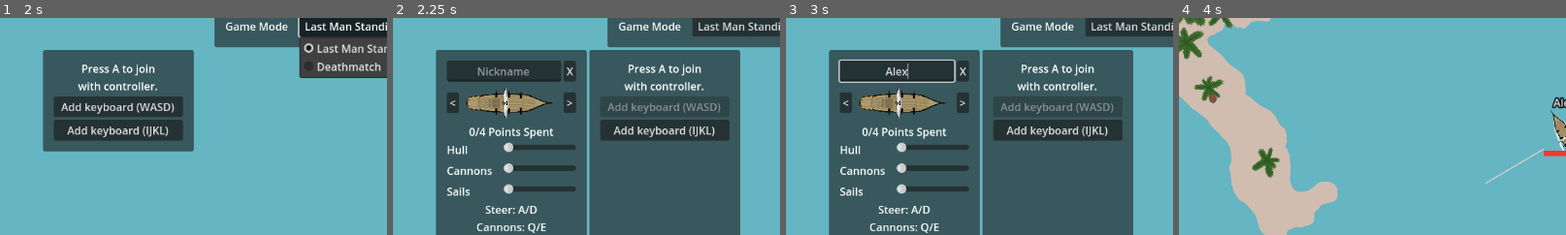
Above: before the commit, frames 1-4 (left to right).
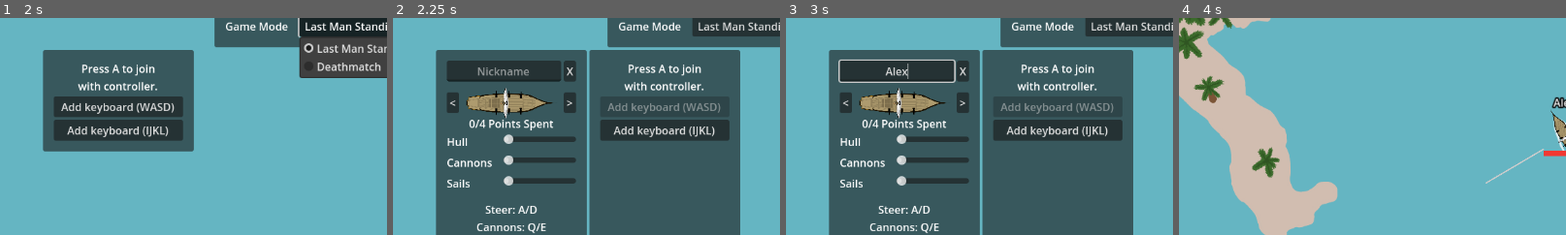
Above: after the commit, the same moments.

Repository: friedev/corsair-warfare
Game: Godot game, scene res://scenes/main.tscn
The game is run twice, just before and just after one commit, with the same random seed, the same clock (stepped at 60 frames per second) and the same inputs. Sound files missing from this copy of the repository are replaced by a short silence.
Inputs (mouse positions are % of the whole screen's width and height, from its top left):
- Up to frame 1 (2 s): click "Play" at 0.5 s; click "Last Man Standing" at 1.25 s
- Up to frame 2 (2.25 s): click "Add keyboard (WASD)" at 2 s
- Up to frame 3 (3 s): click (14, 39) at 2.77 s; type "Alex" at 2.85 s
- Up to frame 4 (4 s): click "Play" at 3.5 s
The pictures show only the part of the screen within x 0-50%, y 26-76%; the shares and areas given below are measured in that part.

Frame 1 is identical in both runs. In frame 2, 4.9% of the frame differs, in the area x 14-48%, y 46-83%; in frame 3, 4.9%; in frame 4, less than 0.1%.

Commit message:
Fix hull upgrade sprite overlap with base sails
Closes #130

Diff:
--- a/scenes/ui/menus/player_section.tscn
+++ b/scenes/ui/menus/player_section.tscn
@@ -41,6 +41,7 @@
 unique_name_in_owner = true
 visible = false
 layout_mode = 2
+theme_override_constants/separation = 16
 
 [node name="HBoxContainer" type="HBoxContainer" parent="MarginContainer/VBoxContainer/JoinedContainer"]
 layout_mode = 2
--- a/scenes/world/ship/sprite/ghost/ghost_ship_style.tres
+++ b/scenes/world/ship/sprite/ghost/ghost_ship_style.tres
@@ -1,7 +1,8 @@
-[gd_resource type="Resource" script_class="ShipStyle" load_steps=11 format=3 uid="uid://b0icwb34d85ox"]
+[gd_resource type="Resource" script_class="ShipStyle" load_steps=12 format=3 uid="uid://b0icwb34d85ox"]
 
 [ext_resource type="Script" path="res://scenes/world/ship/sprite/ship_style.gd" id="1_i2uc2"]
-[ext_resource type="Texture2D" uid="uid://bupxdeo715dha" path="res://scenes/world/ship/sprite/ghost/base.png" id="1_okwvl"]
+[ext_resource type="Texture2D" uid="uid://bupxdeo715dha" path="res://scenes/world/ship/sprite/ghost/base_hull.png" id="1_k4g0w"]
+[ext_resource type="Texture2D" uid="uid://gg2kvrwue8tr" path="res://scenes/world/ship/sprite/ghost/base_sails.png" id="2_m88g3"]
 [ext_resource type="Texture2D" uid="uid://bsn1tp5xuuidd" path="res://scenes/world/ship/sprite/ghost/cannons1.png" id="2_xobgc"]
 [ext_resource type="Texture2D" uid="uid://dj7wwkom6l8yr" path="res://scenes/world/ship/sprite/ghost/cannons2.png" id="3_hmfli"]
 [ext_resource type="Texture2D" uid="uid://qjvmyic5ftml" path="res://scenes/world/ship/sprite/ghost/cannons3.png" id="4_f2147"]
@@ -13,7 +14,8 @@
 
 [resource]
 script = ExtResource("1_i2uc2")
-base = ExtResource("1_okwvl")
+base_hull = ExtResource("1_k4g0w")
+base_sails = ExtResource("2_m88g3")
 hull_levels = Array[Texture]([ExtResource("5_0t6o7"), ExtResource("5_0t6o7"), ExtResource("7_e7agb")])
 cannons_levels = Array[Texture]([ExtResource("2_xobgc"), ExtResource("3_hmfli"), ExtResource("4_f2147")])
 sails_levels = Array[Texture]([ExtResource("8_vrbun"), ExtResource("9_hwip4"), ExtResource("10_oytrl")])
--- a/scenes/world/ship/sprite/hunter/hunter_ship_style.tres
+++ b/scenes/world/ship/sprite/hunter/hunter_ship_style.tres
@@ -1,7 +1,8 @@
-[gd_resource type="Resource" script_class="ShipStyle" load_steps=12 format=3 uid="uid://8qbol8ar27of"]
+[gd_resource type="Resource" script_class="ShipStyle" load_steps=13 format=3 uid="uid://8qbol8ar27of"]
 
-[ext_resource type="Texture2D" uid="uid://b0e3olsmfun76" path="res://scenes/world/ship/sprite/hunter/base.png" id="1_romki"]
+[ext_resource type="Texture2D" uid="uid://b0e3olsmfun76" path="res://scenes/world/ship/sprite/hunter/base_hull.png" id="1_7pdrb"]
 [ext_resource type="Texture2D" uid="uid://b1re1xgspoqb6" path="res://scenes/world/ship/sprite/hunter/cannons1.png" id="2_jvujk"]
+[ext_resource type="Texture2D" uid="uid://buqmwcj3dnhbt" path="res://scenes/world/ship/sprite/hunter/base_sails.png" id="2_kii54"]
 [ext_resource type="Texture2D" uid="uid://db0exu6mqkdie" path="res://scenes/world/ship/sprite/hunter/cannons2.png" id="3_4q5wq"]
 [ext_resource type="Texture2D" uid="uid://o6gfp7f7ueyb" path="res://scenes/world/ship/sprite/hunter/cannons3.png" id="4_x0r4g"]
 [ext_resource type="Texture2D" uid="uid://dc2qk3det2ao2" path="res://scenes/world/ship/sprite/hunter/hull1.png" id="5_s6yic"]
@@ -14,7 +15,8 @@
 
 [resource]
 script = ExtResource("10_lbb2v")
-base = ExtResource("1_romki")
+base_hull = ExtResource("1_7pdrb")
+base_sails = ExtResource("2_kii54")
 hull_levels = Array[Texture]([ExtResource("5_s6yic"), ExtResource("6_3wcbm"), ExtResource("7_k2884")])
 cannons_levels = Array[Texture]([ExtResource("2_jvujk"), ExtResource("3_4q5wq"), ExtResource("4_x0r4g")])
 sails_levels = Array[Texture]([ExtResource("8_jq5jg"), ExtResource("9_asg3f"), ExtResource("10_arnpv")])
--- a/scenes/world/ship/sprite/navy/navy_ship_style.tres
+++ b/scenes/world/ship/sprite/navy/navy_ship_style.tres
@@ -1,6 +1,7 @@
-[gd_resource type="Resource" script_class="ShipStyle" load_steps=12 format=3 uid="uid://cj1jmouy4h856"]
+[gd_resource type="Resource" script_class="ShipStyle" load_steps=13 format=3 uid="uid://cj1jmouy4h856"]
 
-[ext_resource type="Texture2D" uid="uid://7ol1nkhp5yqi" path="res://scenes/world/ship/sprite/navy/base.png" id="1_xlyl2"]
+[ext_resource type="Texture2D" uid="uid://7ol1nkhp5yqi" path="res://scenes/world/ship/sprite/navy/base_hull.png" id="1_fb3id"]
+[ext_resource type="Texture2D" uid="uid://c3jbexf0ubodu" path="res://scenes/world/ship/sprite/navy/base_sails.png" id="2_0paoe"]
 [ext_resource type="Texture2D" uid="uid://cjx0atow43616" path="res://scenes/world/ship/sprite/navy/cannons1.png" id="2_4luom"]
 [ext_resource type="Texture2D" uid="uid://gjcqijjxuhyk" path="res://scenes/world/ship/sprite/navy/cannons2.png" id="3_5raki"]
 [ext_resource type="Texture2D" uid="uid://dbkpqp17b6gsk" path="res://scenes/world/ship/sprite/navy/cannons3.png" id="4_3wh3x"]
@@ -14,7 +15,8 @@
 
 [resource]
 script = ExtResource("11_wabbr")
-base = ExtResource("1_xlyl2")
+base_hull = ExtResource("1_fb3id")
+base_sails = ExtResource("2_0paoe")
 hull_levels = Array[Texture]([ExtResource("5_bqsqa"), ExtResource("6_tko7e"), ExtResource("7_03e4y")])
 cannons_levels = Array[Texture]([ExtResource("2_4luom"), ExtResource("3_5raki"), ExtResource("4_3wh3x")])
 sails_levels = Array[Texture]([ExtResource("8_4wqk8"), ExtResource("9_rc2l6"), ExtResource("10_782pj")])
--- a/scenes/world/ship/sprite/pirate/pirate_ship_style.tres
+++ b/scenes/world/ship/sprite/pirate/pirate_ship_style.tres
@@ -1,7 +1,8 @@
-[gd_resource type="Resource" script_class="ShipStyle" load_steps=12 format=3 uid="uid://b0nty5apjirs5"]
+[gd_resource type="Resource" script_class="ShipStyle" load_steps=13 format=3 uid="uid://b0nty5apjirs5"]
 
-[ext_resource type="Texture2D" uid="uid://ck4ibgxyw2j87" path="res://scenes/world/ship/sprite/pirate/base.png" id="1_bcc5l"]
+[ext_resource type="Texture2D" uid="uid://ck4ibgxyw2j87" path="res://scenes/world/ship/sprite/pirate/base_hull.png" id="1_j2erp"]
 [ext_resource type="Texture2D" uid="uid://dd0f7qpqpifjf" path="res://scenes/world/ship/sprite/pirate/cannons1.png" id="2_66lyy"]
+[ext_resource type="Texture2D" uid="uid://dq4ajwxl4iqc4" path="res://scenes/world/ship/sprite/pirate/base_sails.png" id="2_iq16o"]
 [ext_resource type="Texture2D" uid="uid://dw15kmoylsyqx" path="res://scenes/world/ship/sprite/pirate/cannons2.png" id="3_drbvs"]
 [ext_resource type="Texture2D" uid="uid://ocio7g6axltl" path="res://scenes/world/ship/sprite/pirate/cannons3.png" id="4_oodlx"]
 [ext_resource type="Texture2D" uid="uid://bus27muc5jkch" path="res://scenes/world/ship/sprite/pirate/hull1.png" id="5_088f1"]
@@ -14,7 +15,8 @@
 
 [resource]
 script = ExtResource("11_x1cvc")
-base = ExtResource("1_bcc5l")
+base_hull = ExtResource("1_j2erp")
+base_sails = ExtResource("2_iq16o")
 hull_levels = Array[Texture]([ExtResource("5_088f1"), ExtResource("6_lq5io"), ExtResource("7_wem0e")])
 cannons_levels = Array[Texture]([ExtResource("2_66lyy"), ExtResource("3_drbvs"), ExtResource("4_oodlx")])
 sails_levels = Array[Texture]([ExtResource("8_msbwf"), ExtResource("9_mpq6e"), ExtResource("10_3coc0")])
--- a/scenes/world/ship/sprite/ship_sprite.gd
+++ b/scenes/world/ship/sprite/ship_sprite.gd
@@ -1,9 +1,14 @@
+# Used for both Sprite2Ds and TextureRects
 extends Node
 class_name ShipSprite
 
+@onready var base_hull := $BaseHull
+@onready var base_sails := $BaseSails
+
 
 func apply_style(style: ShipStyle) -> void:
-	self.texture = style.base
+	self.base_hull.texture = style.base_hull
+	self.base_sails.texture = style.base_sails
 	# TODO DRY
 	for level in range(len(style.hull_levels)):
 		self.get_node("Hull%d" % (level + 1)).texture = style.hull_levels[level]
@@ -16,11 +21,9 @@
 func apply_levels(levels: Dictionary) -> void:
 	for child in self.get_children():
 		child.hide()
+	self.base_hull.show()
+	self.base_sails.show()
 	# TODO make this less fragile
 	for component in levels:
 		for level in range(levels[component]):
 			self.get_node("%s%d" % [component, level + 1]).show()
-
-
-func _ready() -> void:
-	pass
--- a/scenes/world/ship/sprite/ship_sprite.tscn
+++ b/scenes/world/ship/sprite/ship_sprite.tscn
@@ -2,9 +2,11 @@
 
 [ext_resource type="Script" path="res://scenes/world/ship/sprite/ship_sprite.gd" id="1_n1naw"]
 
-[node name="ShipSprite" type="Sprite2D"]
+[node name="ShipSprite" type="Node2D"]
 scale = Vector2(0.1, 0.1)
 script = ExtResource("1_n1naw")
+
+[node name="BaseHull" type="Sprite2D" parent="."]
 
 [node name="Hull1" type="Sprite2D" parent="."]
 visible = false
@@ -24,6 +26,8 @@
 [node name="Cannons3" type="Sprite2D" parent="."]
 visible = false
 
+[node name="BaseSails" type="Sprite2D" parent="."]
+
 [node name="Sails1" type="Sprite2D" parent="."]
 visible = false
 scale = Vector2(0.999999, 0.999999)
--- a/scenes/world/ship/sprite/ship_style.gd
+++ b/scenes/world/ship/sprite/ship_style.gd
@@ -1,7 +1,8 @@
 extends Resource
 class_name ShipStyle
 
-@export var base: Texture
+@export var base_hull: Texture
+@export var base_sails: Texture
 @export var hull_levels: Array[Texture]
 @export var cannons_levels: Array[Texture]
 @export var sails_levels: Array[Texture]
--- a/scenes/world/ship/sprite/ship_texture_rect.tscn
+++ b/scenes/world/ship/sprite/ship_texture_rect.tscn
@@ -1,17 +1,27 @@
-[gd_scene load_steps=3 format=3 uid="uid://cm6lliew3ph6v"]
+[gd_scene load_steps=2 format=3 uid="uid://cm6lliew3ph6v"]
 
-[ext_resource type="Texture2D" uid="uid://7ol1nkhp5yqi" path="res://scenes/world/ship/sprite/navy/base.png" id="1_aerqu"]
 [ext_resource type="Script" path="res://scenes/world/ship/sprite/ship_sprite.gd" id="2_irt3b"]
 
-[node name="ShipTextureRect" type="TextureRect"]
-anchors_preset = 10
+[node name="ShipTextureRect" type="Control"]
+layout_mode = 3
+anchors_preset = 14
+anchor_top = 0.5
 anchor_right = 1.0
-offset_bottom = 433.389
+anchor_bottom = 0.5
 grow_horizontal = 2
+grow_vertical = 2
 size_flags_horizontal = 3
-texture = ExtResource("1_aerqu")
+script = ExtResource("2_irt3b")
+
+[node name="BaseHull" type="TextureRect" parent="."]
+layout_mode = 1
+anchors_preset = 14
+anchor_top = 0.5
+anchor_right = 1.0
+anchor_bottom = 0.5
+grow_horizontal = 2
+grow_vertical = 2
 expand_mode = 5
-script = ExtResource("2_irt3b")
 
 [node name="Hull1" type="TextureRect" parent="."]
 visible = false
@@ -79,6 +89,16 @@
 grow_vertical = 2
 expand_mode = 5
 
+[node name="BaseSails" type="TextureRect" parent="."]
+layout_mode = 1
+anchors_preset = 14
+anchor_top = 0.5
+anchor_right = 1.0
+anchor_bottom = 0.5
+grow_horizontal = 2
+grow_vertical = 2
+expand_mode = 5
+
 [node name="Sails1" type="TextureRect" parent="."]
 visible = false
 layout_mode = 1
Binary file removed: scenes/world/ship/sprite/ghost/base.png
Binary file added: scenes/world/ship/sprite/ghost/base_hull.png
Not shown, added: scenes/world/ship/sprite/ghost/base_hull.png.import
Binary file added: scenes/world/ship/sprite/ghost/base_sails.png
Not shown, changed: scenes/world/ship/sprite/ghost/base_sails.png.import
Binary file removed: scenes/world/ship/sprite/hunter/base.png
Binary file added: scenes/world/ship/sprite/hunter/base_hull.png
Not shown, added: scenes/world/ship/sprite/hunter/base_hull.png.import
Binary file added: scenes/world/ship/sprite/hunter/base_sails.png
Not shown, changed: scenes/world/ship/sprite/hunter/base_sails.png.import
Binary file removed: scenes/world/ship/sprite/navy/base.png
Binary file added: scenes/world/ship/sprite/navy/base_hull.png
(and 8 more such lines)
